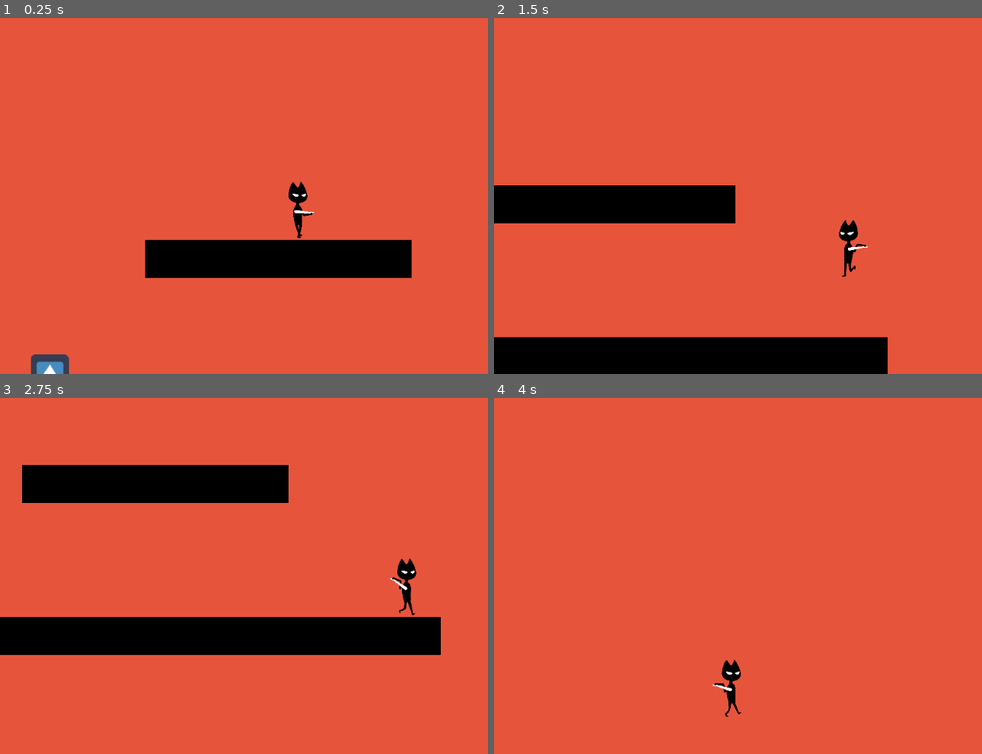
Above: before the commit, frames 1-4 (two rows, left to right).
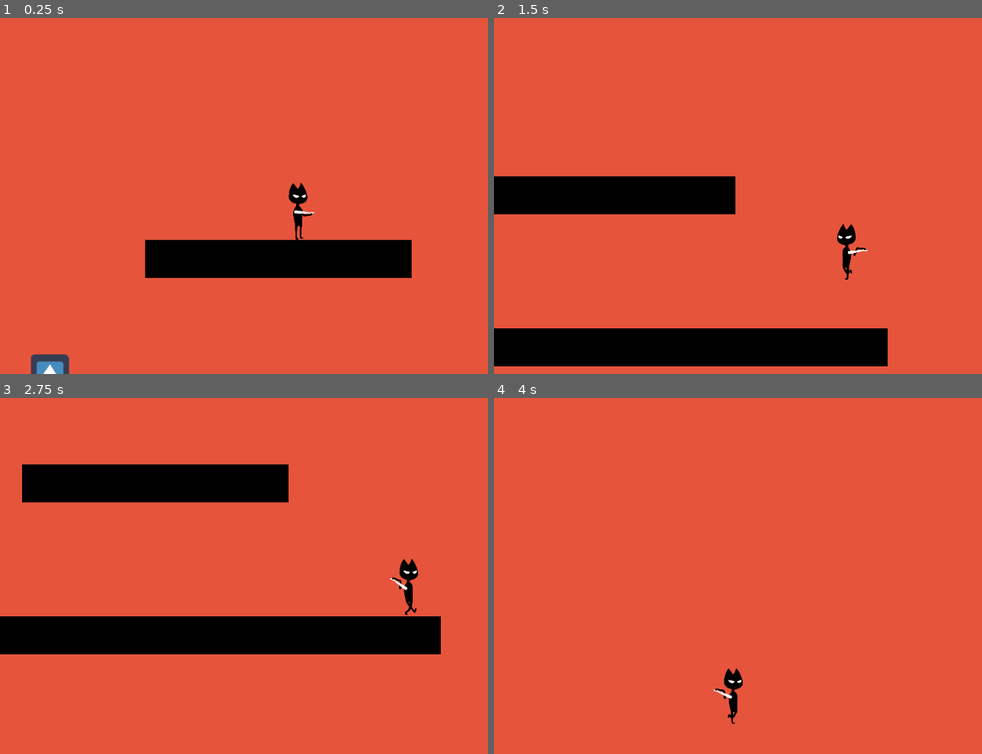
Above: after the commit, the same moments.

Repository: rudimentary-escapism/ld46
Game: Godot game, scene res://src/Level1.tscn
Two runs of this game, one before a commit and one after it. Both use one fixed random seed, a clock stepped at 60 frames per second and the inputs below. The engine's default icon, where the game draws it, is replaced by a stand-in: a white triangle on a blue panel in a dark square.
Inputs (mouse positions are in pixels of both pictures, inside the frame that each line leads up to):
- Up to frame 1 (0.25 s): no input
- Up to frame 2 (1.5 s): move the mouse to (933, 178) at 0.52 s; press the mouse at (933, 178) at 0.53 s; hold D (walk_right) 0.53-1.28 s; move the mouse to (674, 213) at 1.27 s; release the mouse at (674, 213) at 1.28 s; hold A (walk_left) from 1.28 s (still down); click (674, 213) at 1.35 s
- Up to frame 3 (2.75 s): move the mouse to (366, 497) at 2.02 s; release A (walk_left) at 2.03 s; press the mouse at (366, 497) at 2.03 s; hold D (walk_right) from 2.03 s (still down)
- Up to frame 4 (4 s): move the mouse to (767, 647) at 2.77 s; release the mouse at (767, 647) at 2.78 s; click (767, 647) at 2.85 s; move the mouse to (981, 629) at 3.52 s; release D (walk_right) at 3.53 s; press the mouse at (981, 629) at 3.53 s; hold A (walk_left) from 3.53 s (still down)

The runs differ from the first frame. In frame 1, 0.2% of the frame differs, in the area x 6-65%, y 45-100%; in frame 2, 6.6%, in the area x 0-81%, y 44-100%; in frame 3, 0.8%; in frame 4, 0.4%.

Commit message:
Fix movement animation

Diff:
--- a/src/Player.gd
+++ b/src/Player.gd
@@ -12,11 +12,8 @@
 
 var velocity := Vector2.ZERO
 
-#func _ready() -> void:
-#    connect("attacked", self, "_on_attacked")
-#
-#func _on_attacked() -> void:
-#    queue_free()
+onready var animations: AnimationNodeStateMachinePlayback =\
+    $AnimationTree.get("parameters/playback")
 
 func _input(event: InputEvent) -> void:
     if event.is_action_pressed("fire"):
@@ -39,3 +36,8 @@
         velocity.x = lerp(velocity.x, dir * speed, acceleration)
     else:
         velocity.x = lerp(velocity.x, 0, friction)
+
+    if velocity.length() > speed * friction:
+        animations.travel("walking")
+    else:
+        animations.travel("idle")
--- a/src/Player.tscn
+++ b/src/Player.tscn
@@ -1,53 +1,84 @@
-[gd_scene load_steps=16 format=2]
+[gd_scene load_steps=15 format=2]
 
 [ext_resource path="res://src/Player.gd" type="Script" id=1]
-[ext_resource path="res://assets/Body.png" type="Texture" id=2]
+[ext_resource path="res://assets/Cat.png" type="Texture" id=2]
 [ext_resource path="res://src/RayCast2D.gd" type="Script" id=3]
 [ext_resource path="res://src/Hands.gd" type="Script" id=4]
 [ext_resource path="res://assets/hands.png" type="Texture" id=5]
-[ext_resource path="res://assets/Cat2.png" type="Texture" id=6]
-[ext_resource path="res://assets/Cat1.png" type="Texture" id=7]
-[ext_resource path="res://assets/Cat4.png" type="Texture" id=8]
-[ext_resource path="res://assets/Cat5.png" type="Texture" id=9]
-[ext_resource path="res://assets/Cat3.png" type="Texture" id=10]
-[ext_resource path="res://assets/Cat6.png" type="Texture" id=11]
-[ext_resource path="res://assets/Cat7.png" type="Texture" id=12]
-[ext_resource path="res://assets/Cat8.png" type="Texture" id=13]
 
-[sub_resource type="SpriteFrames" id=2]
-animations = [ {
-"frames": [ ExtResource( 7 ), ExtResource( 6 ), ExtResource( 10 ), ExtResource( 8 ), ExtResource( 9 ), ExtResource( 11 ), ExtResource( 12 ), ExtResource( 13 ) ],
-"loop": true,
-"name": "run",
-"speed": 12.0
-} ]
+[sub_resource type="CapsuleShape2D" id=2]
+radius = 26.8877
+height = 44.3527
 
-[sub_resource type="RectangleShape2D" id=1]
-extents = Vector2( 30.3252, 48.4891 )
+[sub_resource type="Animation" id=3]
+resource_name = "idle"
+length = 0.001
+tracks/0/type = "value"
+tracks/0/path = NodePath("Sprite:frame")
+tracks/0/interp = 1
+tracks/0/loop_wrap = true
+tracks/0/imported = false
+tracks/0/enabled = true
+tracks/0/keys = {
+"times": PoolRealArray( 0 ),
+"transitions": PoolRealArray( 1 ),
+"update": 0,
+"values": [ 0 ]
+}
+
+[sub_resource type="Animation" id=4]
+resource_name = "walking"
+loop = true
+tracks/0/type = "value"
+tracks/0/path = NodePath("Sprite:frame")
+tracks/0/interp = 1
+tracks/0/loop_wrap = true
+tracks/0/imported = false
+tracks/0/enabled = true
+tracks/0/keys = {
+"times": PoolRealArray( 0, 1 ),
+"transitions": PoolRealArray( 1, 1 ),
+"update": 0,
+"values": [ 8, 15 ]
+}
+
+[sub_resource type="AnimationNodeAnimation" id=5]
+animation = "idle"
+
+[sub_resource type="AnimationNodeAnimation" id=6]
+animation = "walking"
+
+[sub_resource type="AnimationNodeStateMachineTransition" id=7]
+
+[sub_resource type="AnimationNodeStateMachineTransition" id=8]
+
+[sub_resource type="AnimationNodeStateMachine" id=9]
+states/idle/node = SubResource( 5 )
+states/idle/position = Vector2( 82, 56.5 )
+states/walking/node = SubResource( 6 )
+states/walking/position = Vector2( 234.5, 113 )
+transitions = [ "idle", "walking", SubResource( 7 ), "walking", "idle", SubResource( 8 ) ]
+start_node = "idle"
+
+[sub_resource type="AnimationNodeStateMachinePlayback" id=10]
 
 [node name="Player" type="KinematicBody2D"]
 script = ExtResource( 1 )
 speed = 600
 gravity = 0
 
-[node name="AnimatedSprite" type="AnimatedSprite" parent="."]
-position = Vector2( 0.200087, -1.06982 )
-scale = Vector2( 0.201945, 0.201945 )
-frames = SubResource( 2 )
-animation = "run"
-frame = 1
-playing = true
-flip_h = true
-
 [node name="Sprite" type="Sprite" parent="."]
-visible = false
+position = Vector2( 15.3279, 0 )
 scale = Vector2( 0.2, 0.2 )
 texture = ExtResource( 2 )
 offset = Vector2( -60, 0 )
 flip_h = true
+vframes = 2
+hframes = 8
 
 [node name="CollisionShape2D" type="CollisionShape2D" parent="."]
-shape = SubResource( 1 )
+position = Vector2( -8.38694, -1.73523 )
+shape = SubResource( 2 )
 
 [node name="Camera2D" type="Camera2D" parent="."]
 offset = Vector2( 0, -20 )
@@ -79,5 +110,15 @@
 offset = Vector2( -20, -32 )
 flip_h = true
 script = ExtResource( 4 )
+
+[node name="AnimationPlayer" type="AnimationPlayer" parent="."]
+anims/idle = SubResource( 3 )
+anims/walking = SubResource( 4 )
+
+[node name="AnimationTree" type="AnimationTree" parent="."]
+tree_root = SubResource( 9 )
+anim_player = NodePath("../AnimationPlayer")
+active = true
+parameters/playback = SubResource( 10 )
 [connection signal="shot" from="." to="RayCast2D" method="_on_Player_shot"]
 [connection signal="timeout" from="RayCast2D/Timer" to="RayCast2D" method="_on_Timer_timeout"]
Binary file removed: assets/Body.png
Not shown, removed: assets/Body.png.import
Binary file added: assets/Cat.png
Not shown, changed: assets/Cat.png.import
Binary file removed: assets/Cat1.png
Not shown, removed: assets/Cat1.png.import
Binary file removed: assets/Cat2.png
Not shown, removed: assets/Cat2.png.import
Binary file removed: assets/Cat3.png
Not shown, removed: assets/Cat3.png.import
Binary file removed: assets/Cat4.png
Not shown, removed: assets/Cat4.png.import
(and 9 more such lines)
